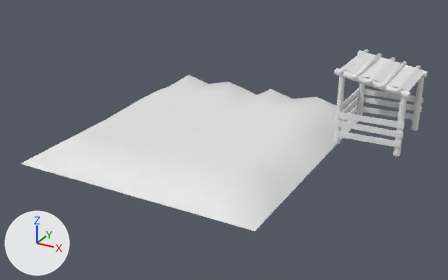
A saved change to the FBX model FBX/Farm_lvl1.fbx.
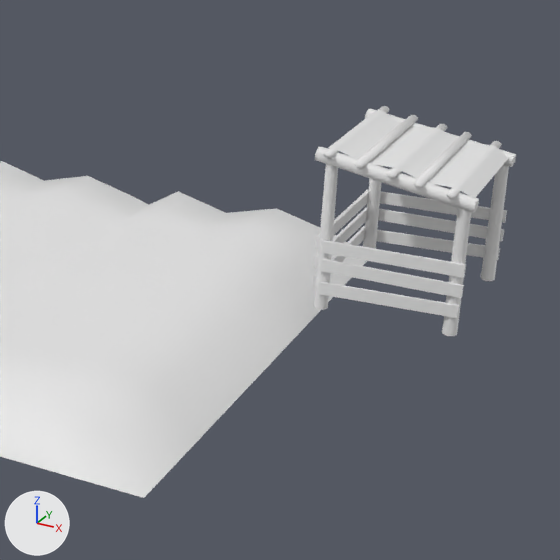
Old and new are each drawn whole from a 50 mm lens placed at (7.32, -24.59, 10.53), pointed at (-4.19, -3.67, 0.06) and again close up on the part from 42% to 100% of the width and 0% to 93% of the height. The axes (+X, +Y, +Z) are drawn at lower left. The lights are the same throughout. Where no turn or scale is listed for an object, it has been applied to the vertices.

The first close-up shows 'Farm'.
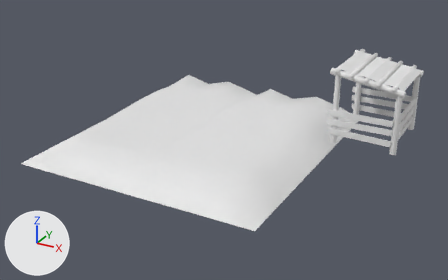
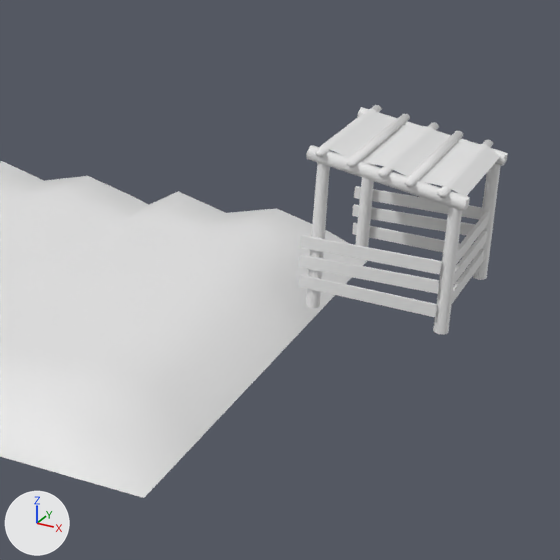
Commit message: farm update

Boxes (x1, y1, x2, y2) around the edits, measured in the close-ups (560 x 560 px; the box of a moved part takes in the faces that stretch with it):
'Farm', reshaped: before (0, 106, 516, 498); after (0, 105, 508, 498)
part 1 of me_farm, moved or reshaped: before (327, 110, 508, 197); after (320, 109, 500, 196)
part 2 of me_farm, moved or reshaped: before (314, 164, 338, 310); after (306, 162, 330, 308)
part 3 of me_farm, moved or reshaped: before (442, 208, 471, 336); after (433, 207, 462, 335)
part 4 of me_farm, moved or reshaped: before (315, 147, 479, 213); after (306, 145, 470, 211)
part 5 of me_farm, moved or reshaped: before (386, 124, 447, 179); after (378, 123, 439, 177)
part 6 of me_farm, moved or reshaped: before (323, 106, 390, 158); after (315, 105, 382, 157)
part 7 of me_farm, moved or reshaped: before (355, 115, 418, 168); after (346, 114, 410, 167)
part 8 of me_farm, moved or reshaped: before (413, 132, 472, 188); after (404, 131, 463, 187)
part 9 of me_farm, moved or reshaped: before (446, 141, 502, 199); after (437, 140, 493, 198)
part 10 of me_farm, moved or reshaped: before (314, 208, 367, 269); after (454, 231, 487, 284)
part 11 of me_farm, moved or reshaped: before (313, 226, 365, 288); after (452, 250, 485, 303)
part 12 of me_farm, moved or reshaped: before (315, 189, 369, 249); after (456, 212, 490, 264)
part 13 of me_farm, moved or reshaped: before (320, 259, 464, 298); after (352, 204, 475, 235)
part 14 of me_farm, moved or reshaped: before (318, 282, 459, 318); after (352, 223, 475, 258)
part 15 of me_farm, moved or reshaped: before (322, 240, 466, 278); after (354, 186, 482, 220)
part 16 of me_farm, moved or reshaped: before (363, 165, 383, 249); after (355, 164, 375, 247)
part 17 of me_farm, moved or reshaped: before (481, 165, 509, 281); after (473, 164, 501, 280)
part 18 of me_farm, moved or reshaped: before (365, 108, 516, 167); after (357, 107, 508, 166)
part 19 of me_farm, moved or reshaped: before (378, 209, 504, 241); after (298, 254, 439, 294)
part 20 of me_farm, moved or reshaped: before (376, 230, 500, 260); after (299, 274, 437, 317)
part 21 of me_farm, moved or reshaped: before (380, 191, 507, 223); after (300, 235, 442, 274)

Patch to the scene script:
```diff
--- a/FBX/Farm_lvl1.fbx.py
+++ b/FBX/Farm_lvl1.fbx.py
@@ me_farm @@
 me_farm.from_pydata(...)  # 424 vertices, 324 faces; spans x -10.87..2.73, y -8.66..2.76, z -0.48..3.22
 # used by ob_farm; location = (0.0, 0.0, 0.0)
+# me_farm part 1: the loose piece of 52 vertices spanning x -0.17..2.62, y -1.47..1.47, z 2.62..3.22 is moved by (-0.16, 0.0, 0.0)
+# me_farm part 2: the loose piece of 16 vertices spanning x -0.14..0.14, y -1.64..-1.36, z 0.0..3.0 is moved by (-0.16, 0.0, 0.0)
+# me_farm part 3: the loose piece of 16 vertices spanning x 2.36..2.64, y -1.64..-1.36, z 0.0..2.6 is moved by (-0.16, 0.0, 0.0)
+# me_farm part 4: the loose piece of 18 vertices spanning x -0.33..2.73, y -1.64..-1.36, z 2.41..3.19 is moved by (-0.16, 0.0, 0.0)
+# me_farm part 5: the loose piece of 18 vertices spanning x 1.11..1.27, y -1.83..1.83, z 2.89..3.0 is moved by (-0.16, 0.0, 0.0)
+# me_farm part 6: the loose piece of 18 vertices spanning x -0.09..0.07, y -1.83..1.83, z 3.09..3.2 is moved by (-0.16, 0.0, 0.0)
+# me_farm part 7: the loose piece of 18 vertices spanning x 0.51..0.67, y -1.83..1.83, z 2.99..3.1 is moved by (-0.16, 0.0, 0.0)
+# me_farm part 8: the loose piece of 18 vertices spanning x 1.61..1.77, y -1.83..1.83, z 2.79..2.9 is moved by (-0.16, 0.0, 0.0)
+# me_farm part 9: the loose piece of 18 vertices spanning x 2.21..2.37, y -1.83..1.83, z 2.69..2.8 is moved by (-0.16, 0.0, 0.0)
+# me_farm part 10: the loose piece of 8 vertices spanning x -0.18..-0.1, y -1.59..1.59, z 0.81..1.05 is turned -180 degrees about the z axis through its middle, then moved by (2.49, 0.0, 0.0)
+# me_farm part 11: the loose piece of 8 vertices spanning x -0.18..-0.1, y -1.56..1.56, z 0.4..0.64 is turned -180 degrees about the z axis through its middle, then moved by (2.49, 0.0, 0.0)
+# me_farm part 12: the loose piece of 8 vertices spanning x -0.18..-0.1, y -1.59..1.59, z 1.21..1.45 is turned -180 degrees about the z axis through its middle, then moved by (2.49, 0.0, 0.0)
+# me_farm part 13: the loose piece of 8 vertices spanning x -0.03..2.67, y -1.67..-1.6, z 0.81..1.05 is turned -180 degrees about the z axis through its middle, then moved by (-0.43, 3.27, 0.0)
+# me_farm part 14: the loose piece of 8 vertices spanning x -0.02..2.64, y -1.67..-1.6, z 0.33..0.64 is turned -180 degrees about the z axis through its middle, then moved by (-0.4, 3.27, 0.0)
+# me_farm part 15: the loose piece of 8 vertices spanning x -0.03..2.67, y -1.67..-1.6, z 1.19..1.45 is turned -180 degrees about the z axis through its middle, then moved by (-0.43, 3.27, 0.0)
+# me_farm part 16: the loose piece of 16 vertices spanning x -0.14..0.14, y 1.36..1.64, z 0.0..3.0 is moved by (-0.16, 0.0, 0.0)
+# me_farm part 17: the loose piece of 16 vertices spanning x 2.36..2.64, y 1.36..1.64, z 0.0..2.6 is moved by (-0.16, 0.0, 0.0)
+# me_farm part 18: the loose piece of 18 vertices spanning x -0.33..2.73, y 1.36..1.64, z 2.41..3.19 is moved by (-0.16, 0.0, 0.0)
+# me_farm part 19: the loose piece of 8 vertices spanning x -0.03..2.67, y 1.6..1.67, z 0.81..1.05 is turned -180 degrees about the z axis through its middle, then moved by (-0.43, -3.27, 0.0)
+# me_farm part 20: the loose piece of 8 vertices spanning x -0.02..2.64, y 1.6..1.67, z 0.33..0.64 is turned -180 degrees about the z axis through its middle, then moved by (-0.4, -3.27, 0.0)
+# me_farm part 21: the loose piece of 8 vertices spanning x -0.03..2.67, y 1.6..1.67, z 1.19..1.45 is turned -180 degrees about the z axis through its middle, then moved by (-0.43, -3.27, 0.0)
 me_farm.materials.append(mat_farm)
```
